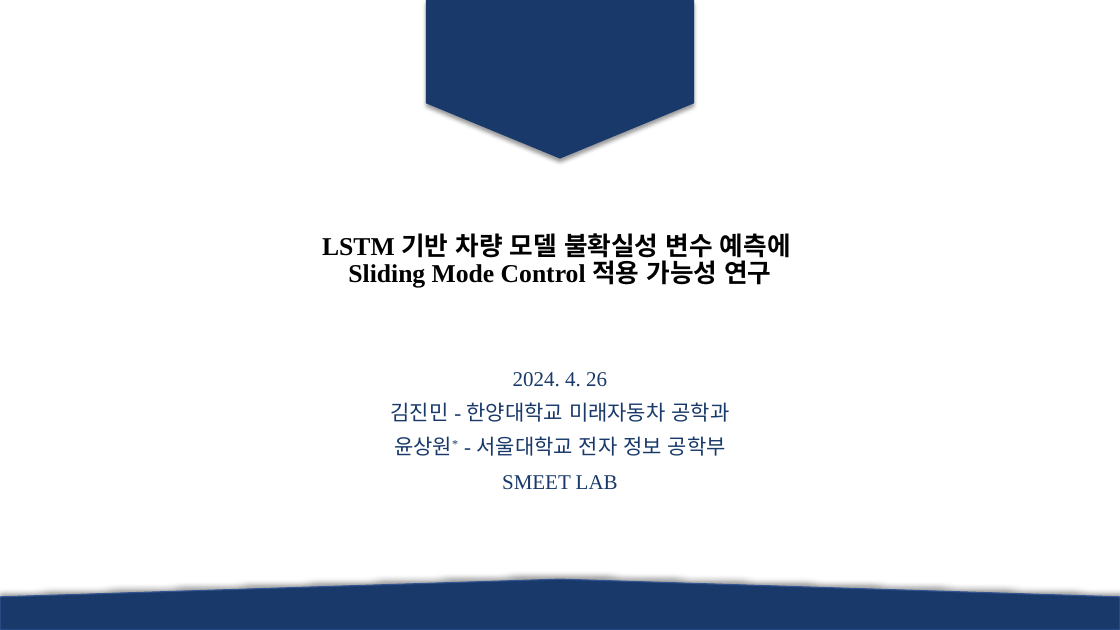
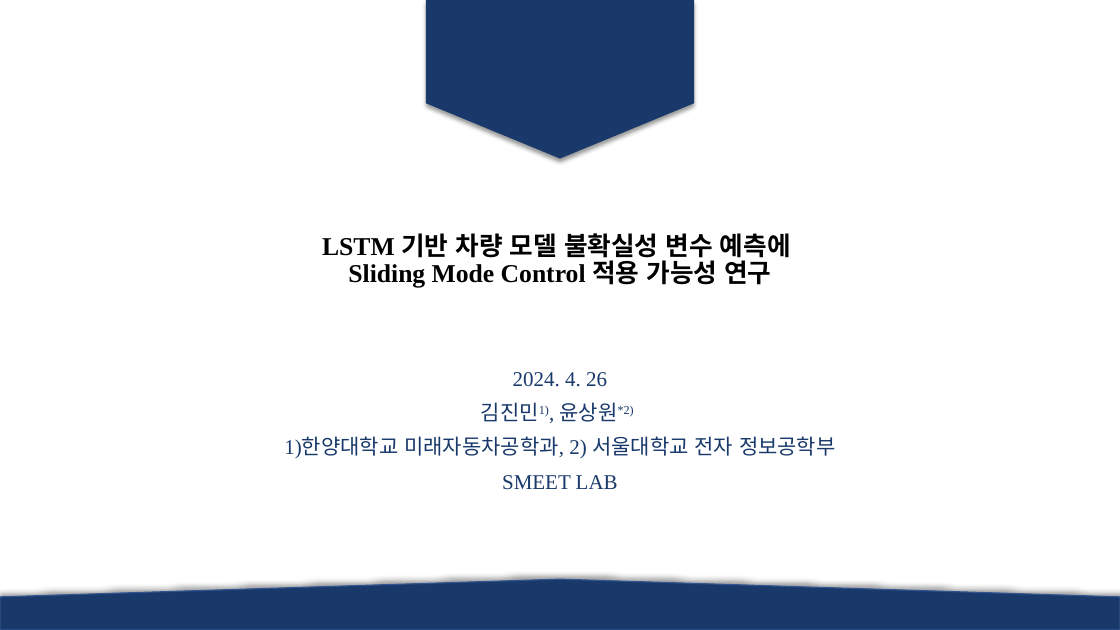
Before and after one commit to epoxx-arch/Torque_vectoringthesis, a slide deck: slide 1 of 졸업 논문/JCCI 발표.pptx. Drawn at 1120x630 pixels with LibreOffice and Linux fonts; fonts in the diff are those of the drawing; background and template pictures are left out. Boxes give left, top, right and bottom in pixels: in the first picture for what was removed or moved away, otherwise in the second. Text is boxed around its words. In the diff, an @@ line names an element or a change of style, - is before the commit and + after.

```diff
--- a/졸업 논문/JCCI 발표.pptx
+++ b/졸업 논문/JCCI 발표.pptx
@@ subtitle at (284, 402, 836, 458): text changed @@
-김진민 - 한양대학교 미래자동차 공학과
-윤상원* - 서울대학교 전자 정보 공학부
+김진민1), 윤상원*2)
+1)한양대학교 미래자동차공학과, 2) 서울대학교 전자 정보공학부
```
Also in this commit, not shown: 6 other slides changed, 1 slide added, 1 slide removed, 2 other files.
